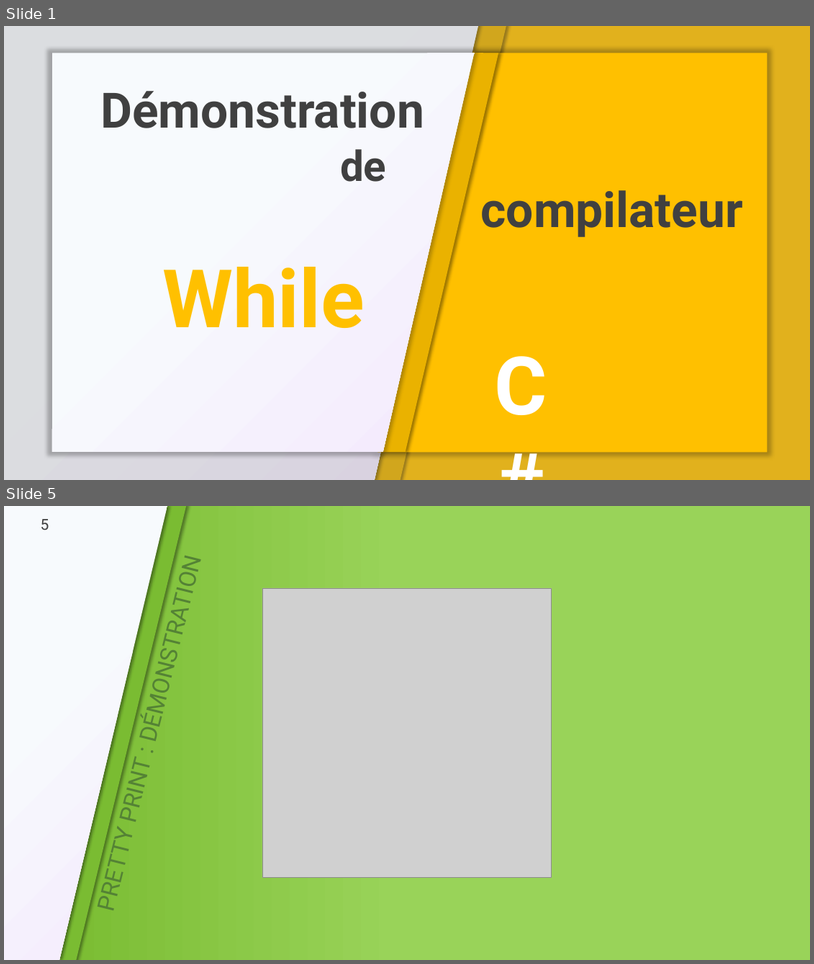
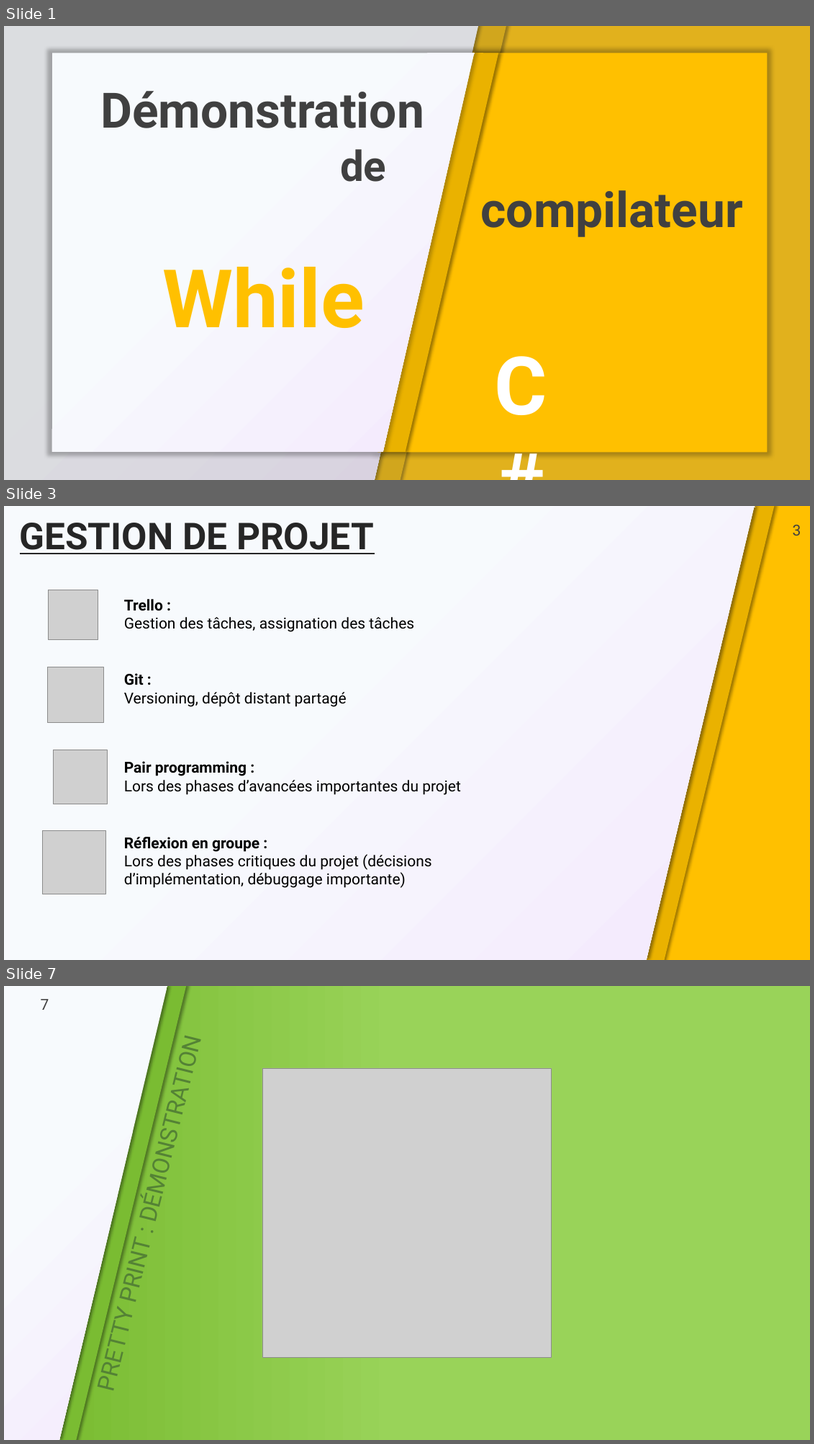
Before and after one commit to Kapcash/Compilation, a slide deck: Documents/Présentation/Demo_Finale.pptx. Shown one above the other, each under a label of ours: slides 1 and 5 before the commit, slides 1, 3 and 7 after it; the slides between them are not shown. The pictures are 814x964 and 814x1444 pixels, drawn with LibreOffice and Linux fonts; fonts in the diff are those of the drawing; grey boxes stand for pictures; background and template pictures are left out. Boxes give left, top, right and bottom in pixels: in the first picture for what was removed or moved away, otherwise in the second. Text is boxed around its words. In the diff, an @@ line names an element or a change of style, - is before the commit and + after.

```diff
--- a/Documents/Présentation/Demo_Finale.pptx
+++ b/Documents/Présentation/Demo_Finale.pptx
@@ slide 3 added at [4, 506, 810, 960], background #FFFFFF @@
@@ freeform shape added at [4, 506, 756, 960], fill gradient #F7FAFD to #F4E9FD @@
@@ title added at [20, 523, 374, 554], 44 pt, text gradient #262626 to #A47D00, bold, underline @@
+GESTION DE PROJET
@@ rectangle added at [642, 506, 810, 960], fill #FFC000 @@
@@ rectangle added at [643, 506, 774, 960], fill #EAB200 @@
@@ page number added at [793, 525, 802, 536], 18 pt, text #404040 @@
+3
@@ picture added at [48, 590, 98, 640] @@
@@ text added at [124, 599, 414, 632], 18 pt, text #000000 @@
+Trello :
+Gestion des tâches, assignation des tâches
@@ picture added at [47, 667, 103, 723] @@
@@ text added at [124, 673, 347, 707], 18 pt, text #000000 @@
+Git :
+Versioning, dépôt distant partagé
@@ picture added at [53, 749, 107, 803] @@
@@ text added at [124, 761, 461, 795], 18 pt, text #000000 @@
+Pair programming :
+Lors des phases d’avancées importantes du projet
@@ picture added at [43, 830, 106, 894] @@
@@ text added at [124, 836, 432, 888], 18 pt, text #000000 @@
+Réflexion en groupe :
+Lors des phases critiques du projet (décisions d’implémentation, débuggage importante)
@@ what was slide 5 is now slide 7 @@
@@ page number at [41, 999, 49, 1010]: text changed @@
-5
+7
```
Also in this commit, not shown: 4 slides changed, 3 other slides added, 4 other files.
